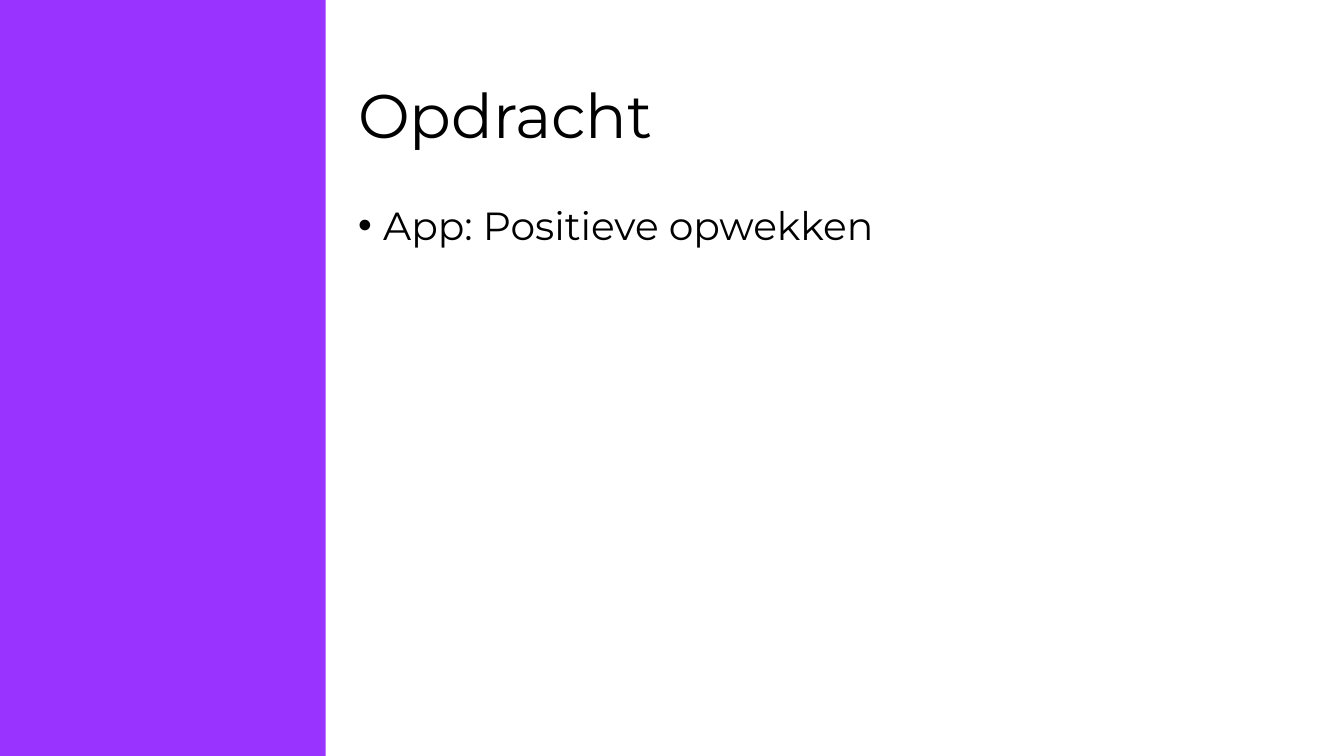
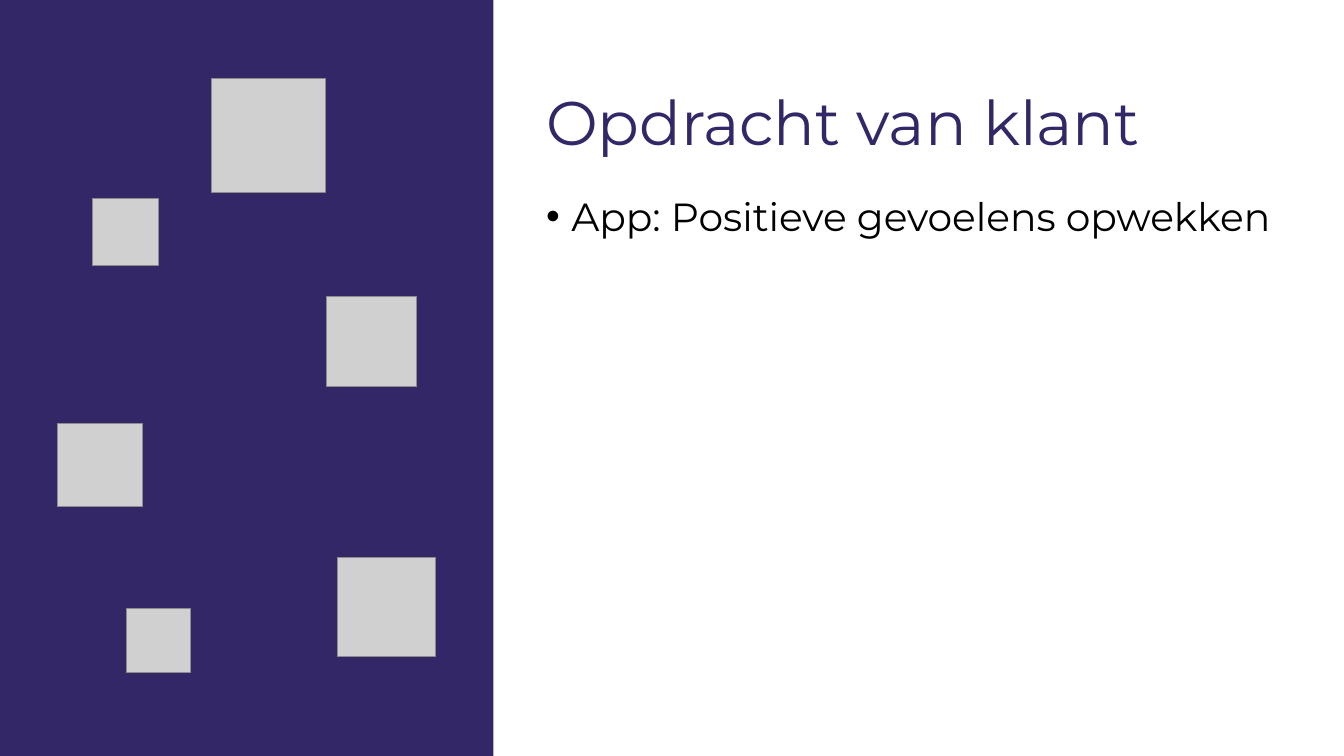
Before and after one commit to gdmgent-1819-mobdev2/positive-design-project-aura, a slide deck: slide 2 of research/AURA.pptx. Drawn at 1344x756 pixels with LibreOffice and Linux fonts; fonts in the diff are those of the drawing; grey boxes stand for pictures. Boxes give left, top, right and bottom in pixels: in the first picture for what was removed or moved away, otherwise in the second. Text is boxed around its words. In the diff, an @@ line names an element or a change of style, - is before the commit and + after.

Commit message:
update pptx

```diff
--- a/research/AURA.pptx
+++ b/research/AURA.pptx
@@ rectangle: place and size @@
-rectangle at box(0, 0, 327, 756)
+rectangle at box(0, 0, 494, 756)
@@ rectangle at box(0, 0, 494, 756): fill #9933FF to #332767 @@
@@ picture added at box(212, 79, 326, 193) @@
@@ title at box(546, 99, 1140, 157): text changed; text colour #000000 to #332767 @@
-Opdracht
+Opdracht van klant
@@ picture added at box(93, 199, 159, 265) @@
@@ text at box(571, 202, 1270, 239): text changed @@
-• App: Positieve opwekken
+• App: Positieve gevoelens opwekken
@@ picture added at box(327, 296, 417, 387) @@
@@ picture added at box(57, 423, 142, 507) @@
@@ picture added at box(338, 558, 436, 655) @@
@@ picture added at box(126, 609, 191, 674) @@
```
Also in this commit, not shown: 1 other slide changed, 3 slides added, 3 slides removed, 6 other files.
